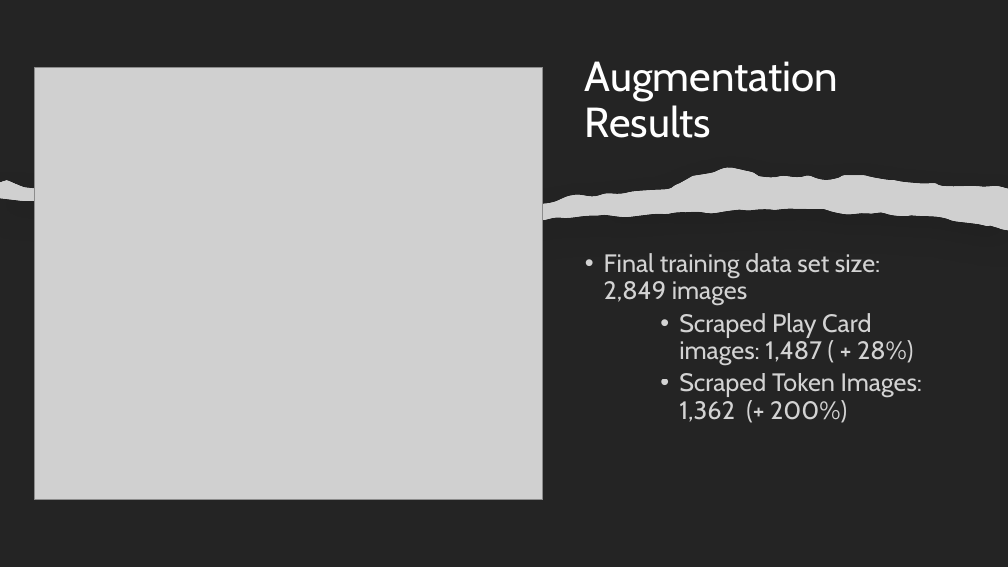
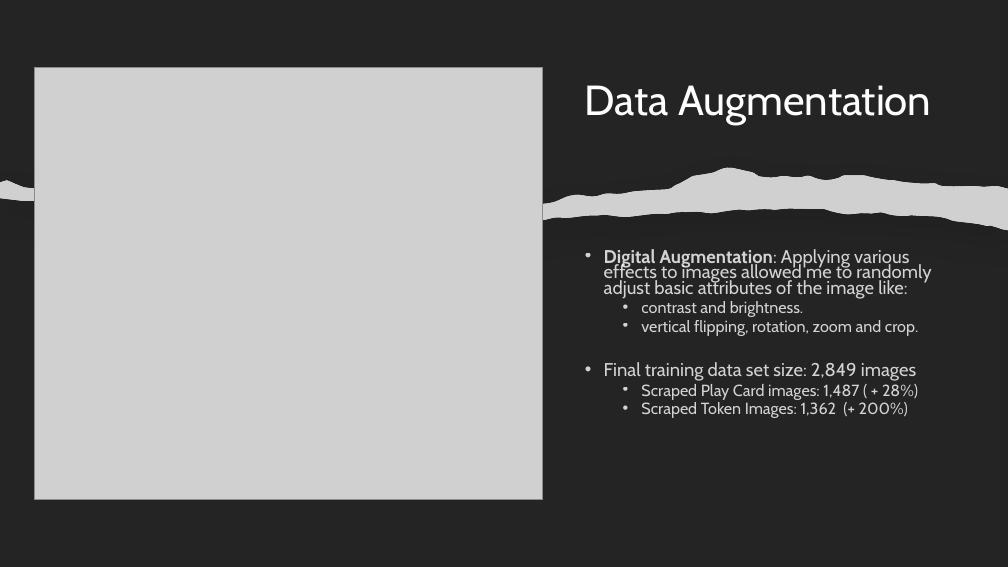
Before and after one commit to valdesgabriel/mtg-image-classification, a slide deck: slide 8 of presentation/Binary Image Classification Presentation.pptx. Drawn at 1008x567 pixels with LibreOffice and Linux fonts; fonts in the diff are those of the drawing; grey boxes stand for pictures. Boxes give left, top, right and bottom in pixels: in the first picture for what was removed or moved away, otherwise in the second. Text is boxed around its words. In the diff, an @@ line names an element or a change of style, - is before the commit and + after.

```diff
--- a/presentation/Binary Image Classification Presentation.pptx
+++ b/presentation/Binary Image Classification Presentation.pptx
@@ text at <box>585,85,931,125</box>: text changed @@
-Augmentation Results
+Data Augmentation
@@ text at <box>604,249,931,336</box>: paragraphs added @@
+• Digital Augmentation: Applying various effects to images allowed me to randomly adjust basic attributes of the image like:
+  • contrast and brightness.
+  • vertical flipping, rotation, zoom and crop.
@@ text at <box>604,362,918,418</box>: size 24 to 17.6 pt in "Final training data set size: 2,849 images"; size 24 to 15.4 pt in "Scraped Play Card images: 1,487 ( + ...", "Scraped Token Images: 1,362 (+ 200%)"; line spacing 0.9 to 0.7; list level 3 to 2 in "Scraped Play Card images: 1,487 ..."; list level 3 to 2 in "Scraped Token Images: 1,362 (+ ..." @@
```
Also in this commit, not shown: 7 other slides changed, 1 slide added, 2 other files.
